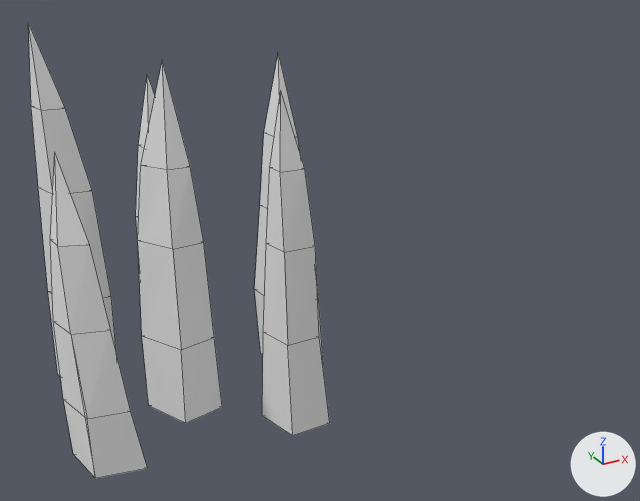
What one commit did to the Blender file resources/meshes/nature.blend.
Camera for both pictures: a camera (50 mm lens) standing at (-0.248, -0.726, 0.483) and looking at (0.155, 0.006, 0.117). Every picture has the same lights, and +X, +Y and +Z are marked at lower right. Mesh edges are drawn as thin lines.

Before the edit, the objects in view are built like this:
```python
me_grass01 = bpy.data.meshes.new('grass01')
me_grass01.from_pydata(...)  # 78 vertices, 73 faces; spans x -4.25..4.92, y -3.65..4.34, z -0.27..11.88
me_grass01.materials.append(mat_material)  # white #e7e7e7
ob_grass01 = bpy.data.objects.new('grass01', me_grass01)
ob_grass01.location = (0.0, 0.0, 0.0)
ob_grass01.scale = (0.03, 0.03, 0.03)
```
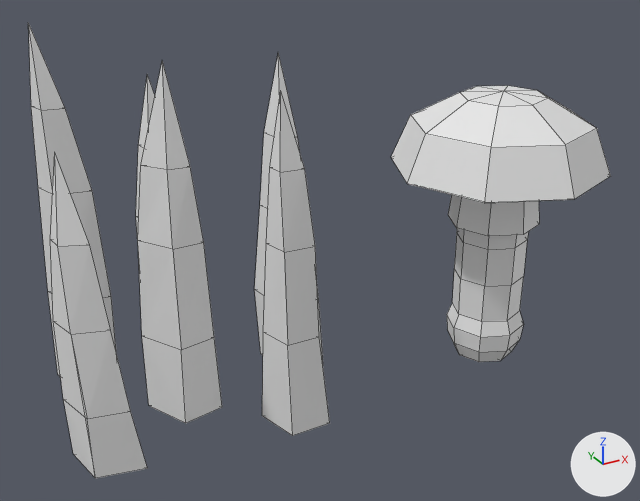
The change, as a list of edits to the scene's bpy script:
```text
Add me_mushroom01:
    me_mushroom01.from_pydata(...)  # 114 vertices, 120 faces; spans x -0.12..0.12, y -0.12..0.12, z -0.064..0.258
Add ob_mushroom01:
    ob_mushroom01 = bpy.data.objects.new('mushroom01', me_mushroom01)
    ob_mushroom01.location = (0.375, 0.0, 0.0)
```

Pixel boxes [x1, y1, x2, y2] of what changed, in the pictures (640 x 501 px):
'mushroom01', added
    after: [391, 86, 611, 362]
